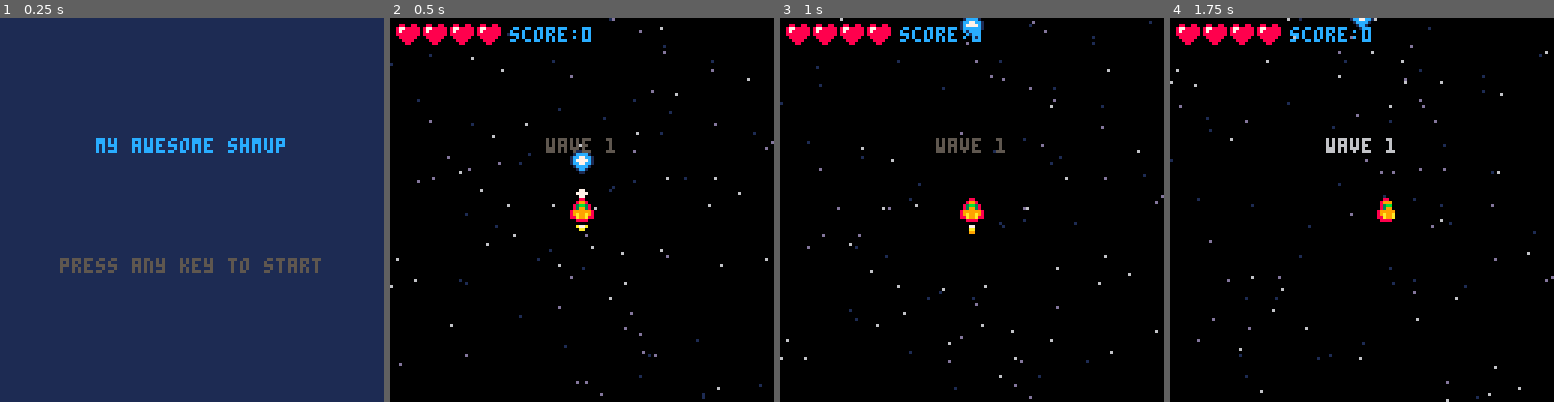
Above: before the commit, frames 1-4 (left to right).
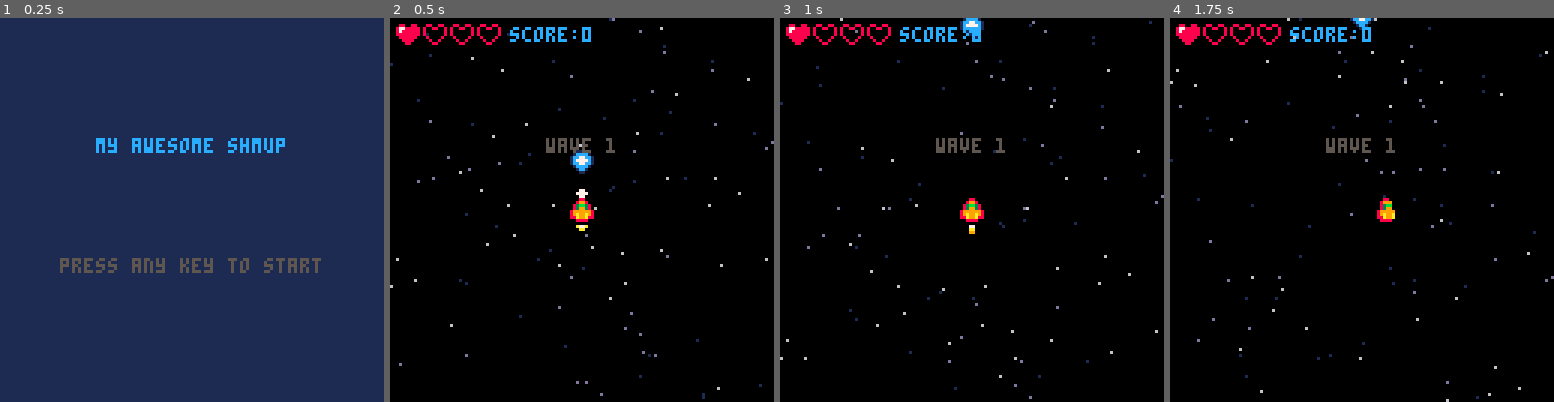
Above: after the commit, the same moments.

Repository: mattmuroya/pico-8
Game: PICO-8 cartridge carts/shmup/shmup.p8
Two runs of this game, one before a commit and one after it. Both use one fixed random seed, a clock stepped at 60 frames per second and the inputs below.
Inputs:
- Up to frame 1 (0.25 s): no input
- Up to frame 2 (0.5 s): tap X (X key) at 0.33 s
- Up to frame 3 (1 s): tap O (Z key) at 0.7 s
- Up to frame 4 (1.75 s): tap X (X key) at 1.07 s; hold Right from 1.6 s (still down); tap O (Z key) at 1.7 s

Frame 1 is identical in both runs. In frame 2, 0.4% of the frame differs, in the area x 9-29%, y 2-7%; in frame 3, 0.4%; in frame 4, 0.7%, in the area x 9-59%, y 2-36%.

Commit message:
music and sprite/collision refactor

Diff:
--- a/carts/shmup/shmup.p8
+++ b/carts/shmup/shmup.p8
@@ -6,12 +6,18 @@
 function _init()
 	cls(0)
 	start_screen()
+	blink_t=1
 	t=1
+	btn_lockout=0
 end
 
 function _update()
 	t+=1
-	if t>1000 then t=1 end
+	blink_t+=1
+	if blink_t>16 then blink_t=1
+	end
+	log(t)
+	-- if t>1000 then t=1 end
 	if mode=="game" then update_game()
 	elseif mode=="wave_text" then update_wave_text()
 	elseif mode=="start" then update_start()
@@ -31,13 +37,13 @@
 
 function start_screen()
 	mode="start"
-	music(1)
+	music(7)
 end
 
 function start_game()
 	wave=0
 	next_wave()
-	t=0
+	t=1
 	-- init stars
 	stars={}
 	for i=1,100 do
@@ -48,16 +54,12 @@
 		})
 	end
 	-- init ship
-	ship={
-		spr=2,
-		w=1,
-		h=1,
-		x=60,
-		y=60,
-		sx=0,
-		xy=0,
-		flash=0
-	}
+	ship=make_sprite()
+	ship.spr=2
+	ship.x=60
+	ship.y=60
+	ship.sx=0
+	ship.sy=0
 	-- init flame
 	flame=5
 	-- init lasers
@@ -73,7 +75,7 @@
 	particles={}
 	-- init player stats
 	score=0
-	lives=4
+	lives=1
 	invulnerable=0
 end
 -->8
@@ -85,53 +87,66 @@
 
 function blink()
 	local frames = {5,5,5,5,5,5,5,5,5,6,6,7,7,6,6}
-	if t>#frames then t=1 end
-	return frames[t]
+	if blink_t>#frames then blink_t=1 end
+	return frames[blink_t]
 end
 
 function print_centered_x(str,y,color)
 	print(str,64-#str*4/2,y,color)
 end
 
+function make_sprite()
+	return {
+		x=0,
+		y=0,
+		flash=0,
+		frame=1,
+		spr=0,
+		w=1,
+		h=1,
+		col_w=8,
+		col_h=8,
+	}
+end
+
 function draw_sprite(sprite)
 	spr(sprite.spr,sprite.x,sprite.y,sprite.w,sprite.h)
 end
 
 function collide(a,b)
-	if a.y - b.y > b.h*8-1 or
-			a.y - b.y < 1-a.h*8 or
-			a.x - b.x > b.w*8-1 or
-			a.x - b.x < 1-a.w*8 then
+	if a.y - b.y > b.col_h-1 or
+			a.y - b.y < 1-a.col_h or
+			a.x - b.x > b.col_w-1 or
+			a.x - b.x < 1-a.col_w then
 		return false
 		else return true
 	end
 end
 
 function spawn_wave(wave)
+	t=1
 	spawn_enemy(wave)
 end
 
 function next_wave()
 	wave+=1
-
 	if wave>4 then
 		mode="win"
+		btn_lockout=t+30
+		music(4)
 	else
+		if wave==1 then music(0)
+		else music(3)
+		end
 		mode="wave_text"
 		wave_text_timer=90
 	end
-
 end
 
 function spawn_enemy(type)
-	local e={
-		x=rnd(type==4 and 112 or 120),
-		y=-8,
-		flash=0,
-		frame=1,
-		w=1,
-		h=1
-	}
+	local e=make_sprite()
+	e.x=rnd(type==4 and 112 or 120)
+	e.y=-8
 	if type==4 then -- boss
 		e.w=2
 		e.h=2
@@ -139,6 +154,8 @@
 		e.spr=32
 		e.frames={32,34}
 		e.anim_spd=0.3
+		e.col_w=16
+		e.col_h=16
 	elseif type==3 then
 		e.hp=3
 		e.spr=41
@@ -289,13 +306,11 @@
 	if btn(5) then
 		if cooldown==0 then
 			sfx(0,0)
-			add(lasers,{
-				x=ship.x,
-				y=ship.y-4,
-				w=1,
-				h=1,
-				spr=21
-			})
+			local l=make_sprite()
+			l.x=ship.x
+			l.y=ship.y-4
+			l.spr=21
+			add(lasers,l)
 			muzzle=5
 			cooldown=4
 		end
@@ -317,11 +332,7 @@
 		e.y+=1
 		if e.y>=128 then
 			del(enemies,e)
-			spawn_enemy(wave)
-		-- elseif e.spr+e.animation_spd<e.end_spr then
-		-- 	e.spr+=e.animation_spd
-		-- 	log(e.spr)
-		-- else e.spr=e.str_spr
+			-- spawn_enemy(wave)
 		else
 			e.frame+=e.anim_spd
 			if flr(e.frame) > #e.frames then
@@ -346,9 +357,6 @@
 					explode(enemy.x+4,enemy.y+4,true)
 					shwave(enemy.x+4,enemy.y+4,3,28,3,6)
 					score+=1
-					if #enemies==0 then
-						next_wave()
-					end
 				end
 			end
 		end
@@ -372,7 +380,13 @@
 	-- check for game over
 	if lives<=0 then
 		mode="over"
+		btn_lockout=t+30
 		music(6)
+	end
+
+	-- check if all enemies clear
+	if mode=="game" and #enemies==0 then
+		next_wave()
 	end
 end
 
@@ -392,13 +406,15 @@
 	if btn_released then
 		if btnp(4) or btnp(5) then
 			start_game()
-			music(-1,1000)
+			-- music(-1,1000)
 			btn_released=false
 		end
 	end
 end
 
 function update_over()
+	if t<btn_lockout then return
+	end
 	if btn(4)==false and btn(5)==false then
 		btn_released=true
 	end
@@ -411,6 +427,8 @@
 end
 
 function update_win()
+	if t<btn_lockout then return
+	end
 	if btn(4)==false and btn(5)==false then
 		btn_released=true
 	end
@@ -441,12 +459,9 @@
 			for i=1,15 do
 				pal(i,7)
 			end
-		-- elseif enemy.blue then
-		-- 	pal(11,12)
-		-- 	pal(3,1)
 		end
 		draw_sprite(enemy)
-		-- pal()
+		pal()
 	end
 	-- draw particle explosion
 	for p in all(particles) do
@@ -481,7 +496,7 @@
 	for laser in all(lasers) do
 		draw_sprite(laser)
 	end
-	if muzzle>0 then
+	if lives>0 and muzzle>0 then
 		circfill(ship.x+3,ship.y-2,muzzle,muzzle>2 and 12 or 7)
 		circfill(ship.x+4,ship.y-2,muzzle,muzzle>2 and 12 or 7)
 	end
Not shown, changed: the music (__music__) section of carts/shmup/shmup.p8
Not shown, changed: the sound effects (__sfx__) section of carts/shmup/shmup.p8
